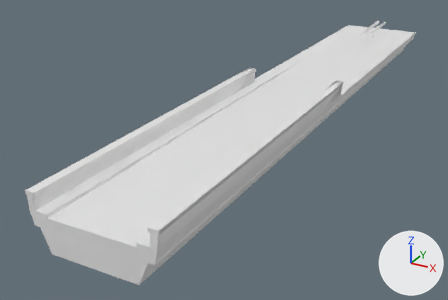
One commit to the OBJ model Resources/Meshes/Elevated_Station_Node_Pavement.obj: the scene before it, then after it.
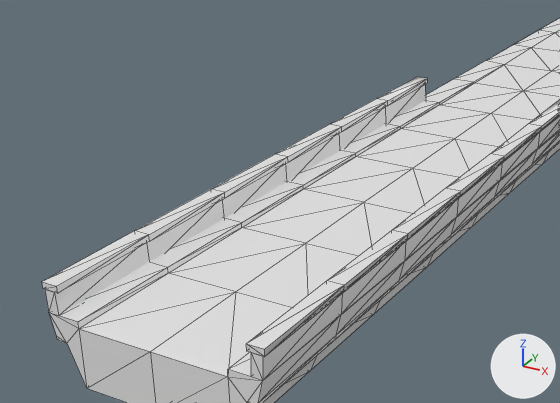
The first picture shows the older version from a camera (50 mm lens) standing at (23.1, -56.9, 19.6) and looking at (-5.1, -5.7, -6.0). The close-ups show both versions on the part from 0% to 75% of the width and 7% to 88% of the height of that picture. The axes (+X, +Y, +Z) are drawn at lower right. The lights are the same throughout. The close-ups show mesh edges as thin lines. Where no turn or scale is listed for an object, it has been applied to the vertices. Vertices at the same position are counted once.

Names of what the first close-up shows: 'Elevated_Station_Node_Pavement'.
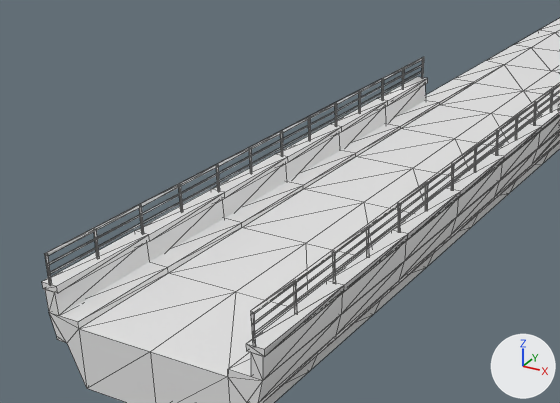
Location of each change, (x1, y1, x2, y2) in pixels of the close-ups (560 x 403 px):
part 1 of me_elevated_station_node_pavement, added: after (44, 57, 560, 347)

Patch to the scene script:
```diff
--- a/Resources/Meshes/Elevated_Station_Node_Pavement.obj.py
+++ b/Resources/Meshes/Elevated_Station_Node_Pavement.obj.py
@@ me_elevated_station_node_pavement @@
 # used by ob_elevated_station_node_pavement; location = (0.0, 0.0, 0.0)
-me_elevated_station_node_pavement.from_pydata(...)  # 344 vertices, 603 faces; spans x -5.2..5.2, y -32.0..32.0, z -3.0..1.3
+me_elevated_station_node_pavement.from_pydata(...)  # 626 vertices, 987 faces; spans x -5.2..5.2, y -32.0..32.0, z -3.0..2.7
+# me_elevated_station_node_pavement part 1
+# 258 vertices are added at x -4.8..4.8, y -32.0..0.0, z 1.3..2.7
+# 18 new vertices lie (0.0, 5.3, 0.0) away from vertices in x -4.8..4.8, y -32.0..-5.3, z 2.5..2.7
+# 6 new vertices lie (0.0, -5.4, 0.0) away from vertices in x -4.8..4.8, y -5.3, z 2.5..2.7
+# 384 new faces join them
```
